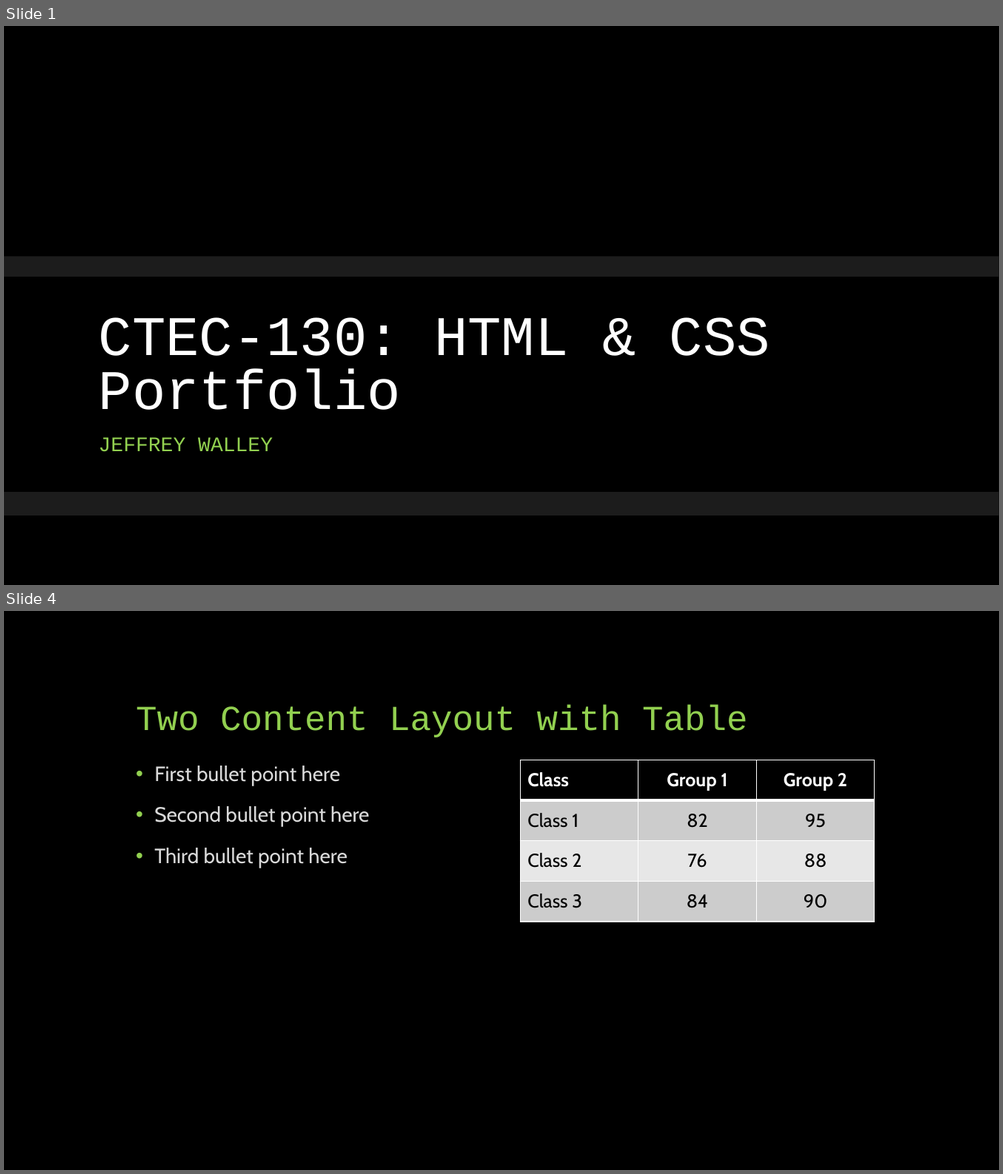
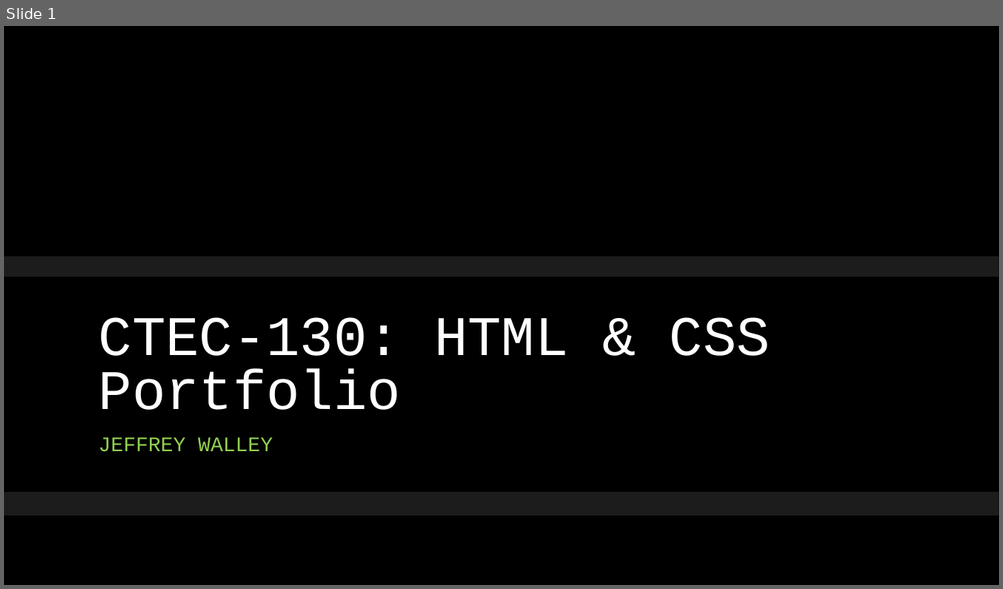
Before and after one commit to Ploppa-Smurph/ctec130_html, a slide deck: wk07/130portfolio_midterm.pptx. Shown one above the other, each under a label of ours: slides 1 and 4 before the commit, slide 1 after it; the slides between them are not shown. The pictures are 1003x1174 and 1003x589 pixels, drawn with LibreOffice and Linux fonts; fonts in the diff are those of the drawing; background and template pictures are left out. Boxes give left, top, right and bottom in pixels: in the first picture for what was removed or moved away, otherwise in the second. Text is boxed around its words. In the diff, an @@ line names an element or a change of style, - is before the commit and + after.

```diff
--- a/wk07/130portfolio_midterm.pptx
+++ b/wk07/130portfolio_midterm.pptx
@@ slide 4 removed at [4,611,999,1170], background #000000 @@
@@ title removed at [136,704,748,738] @@
-Two Content Layout with Table
@@ text removed at [154,766,370,868] @@
-• First bullet point here
-• Second bullet point here
-• Third bullet point here
@@ table removed at [521,760,874,922], 4 rows, 3 columns @@
-Class | Group 1 | Group 2
-Class 1 | 82 | 95
-Class 2 | 76 | 88
-Class 3 | 84 | 90
```
Also in this commit, not shown: 1 slide changed, 13 slides added, 8 other slides removed, 28 other files.
